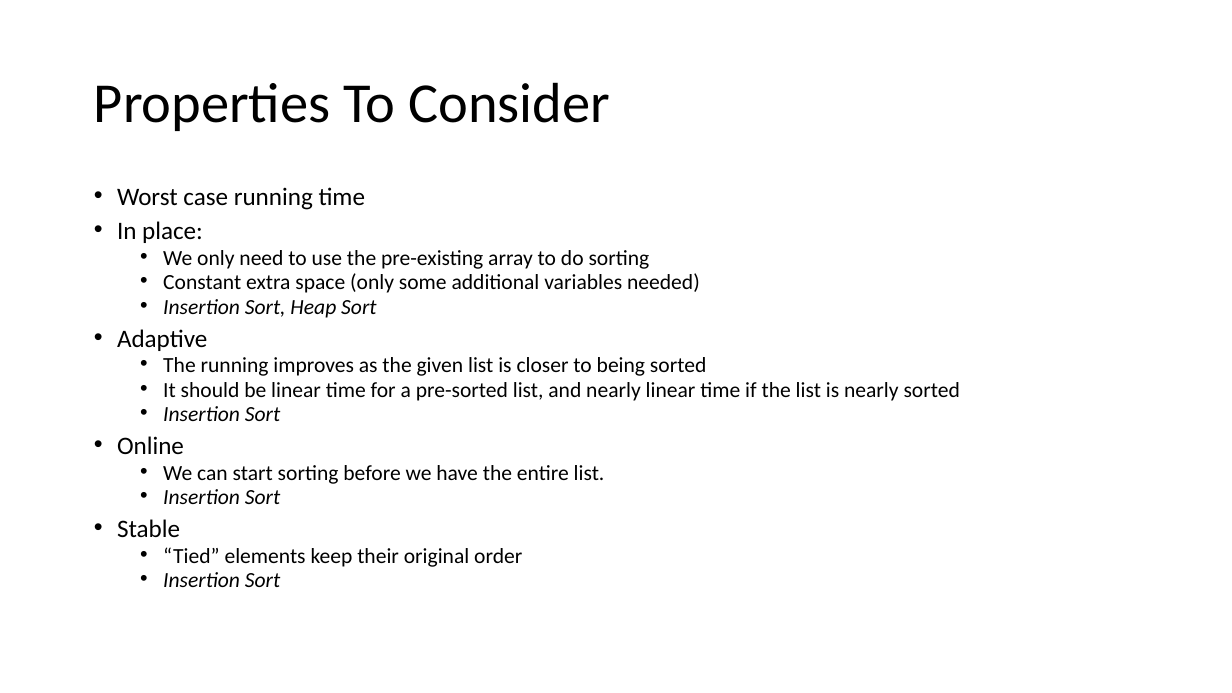
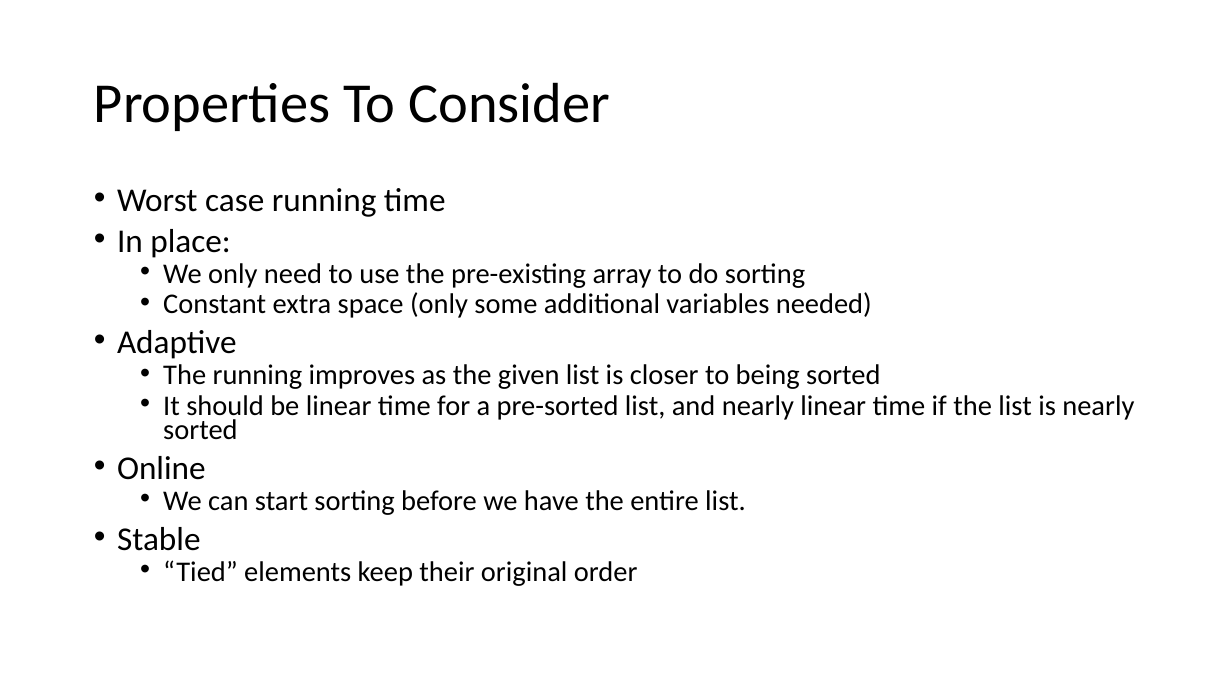
Before and after one commit to natebrunelle/cse332, a slide deck: slide 8 of markdown/files/slides/lecture13_sorting2.pptx (slide 3 before the commit). Drawn at 1232x693 pixels with LibreOffice and Linux fonts; fonts in the diff are those of the drawing. Boxes give left, top, right and bottom in pixels: in the first picture for what was removed or moved away, otherwise in the second. Text is boxed around its words. In the diff, an @@ line names an element or a change of style, - is before the commit and + after.

```diff
--- a/markdown/files/slides/lecture13_sorting2.pptx
+++ b/markdown/files/slides/lecture13_sorting2.pptx
@@ text "Worst case running time" at <box>117,188,1134,586</box>: size 19.6 to 25.9 pt in "Worst case running time", "In place:", "Adaptive", "Online" and 1 more places; size 16.8 to 22.2 pt in "We only need to use the pre-existing ...", "Constant extra space (only some additional variables ...", "The running improves as the given list ...", "It should be linear time for a ..." and 2 more places @@
@@ text at <box>163,299,376,318</box>: paragraph removed @@
-  • Insertion Sort, Heap Sort
@@ text at <box>163,406,280,421</box>: paragraph removed @@
-  • Insertion Sort
@@ text at <box>163,489,280,504</box>: paragraph removed @@
-  • Insertion Sort
@@ text at <box>163,572,280,587</box>: paragraph removed @@
-  • Insertion Sort
```
Also in this commit, not shown: 22 other slides changed, 30 slides added, 12 slides removed, 5 other files.
